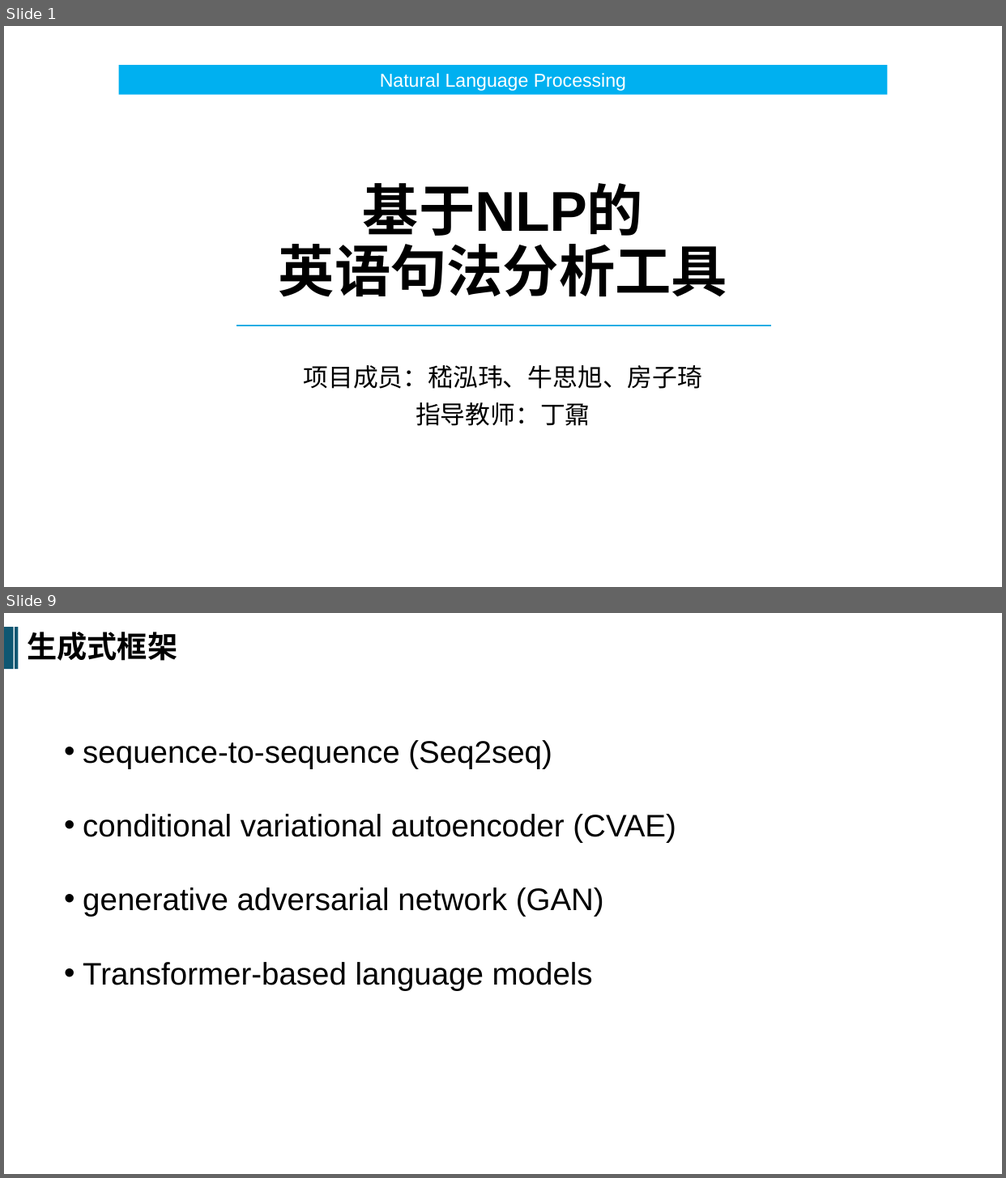
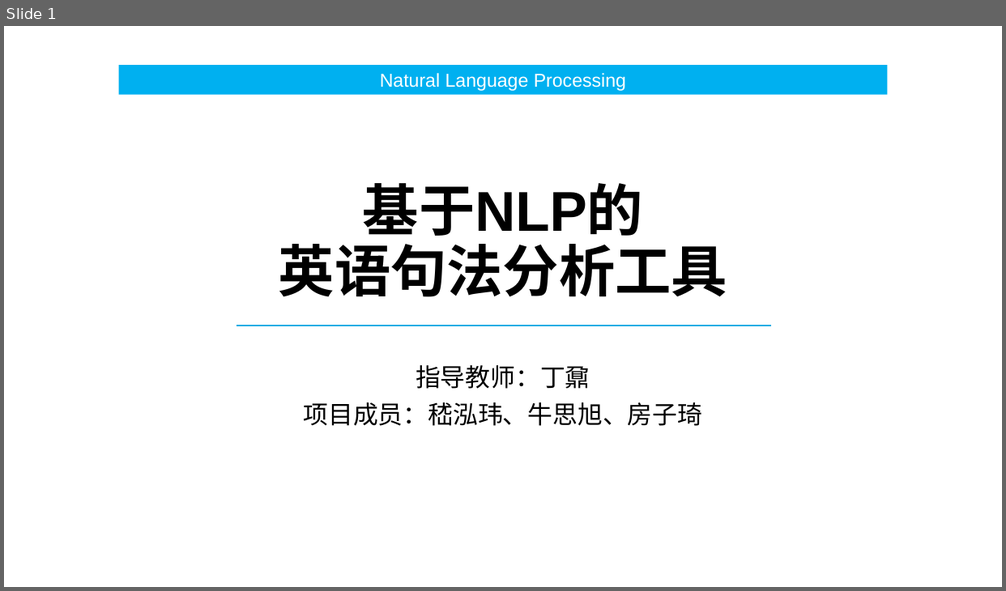
Before and after one commit to SRTPnsxjhw/SRTP, a slide deck: Notes_JHW/中期.pptx. Shown one above the other, each under a label of ours: slides 1 and 9 before the commit, slide 1 after it; the slides between them are not shown. The pictures are 1006x1178 and 1006x591 pixels, drawn with LibreOffice and Linux fonts; fonts in the diff are those of the drawing. Boxes give left, top, right and bottom in pixels: in the first picture for what was removed or moved away, otherwise in the second. Text is boxed around its words. In the diff, an @@ line names an element or a change of style, - is before the commit and + after.

```diff
--- a/Notes_JHW/中期.pptx
+++ b/Notes_JHW/中期.pptx
@@ slide 9 removed at (4,613,1002,1174), background #FFFFFF @@
@@ rectangle removed at (4,628,14,669) @@
@@ rectangle removed at (15,628,19,669) @@
@@ text removed at (27,632,177,661) @@
-生成式框架
@@ text removed at (83,740,675,990) @@
-• sequence-to-sequence (Seq2seq)
-• conditional variational autoencoder (CVAE)
-• generative adversarial network (GAN)
-• Transformer-based language models
@@ slide 1 changed as well @@
@@ subtitle at (415,365,590,389): paragraph added @@
+指导教师：丁鼐
@@ subtitle at (415,403,590,426): paragraph removed @@
-指导教师：丁鼐
```
Also in this commit, not shown: 1 other slide changed, 4 slides added, 25 other slides removed, 2 other files.
